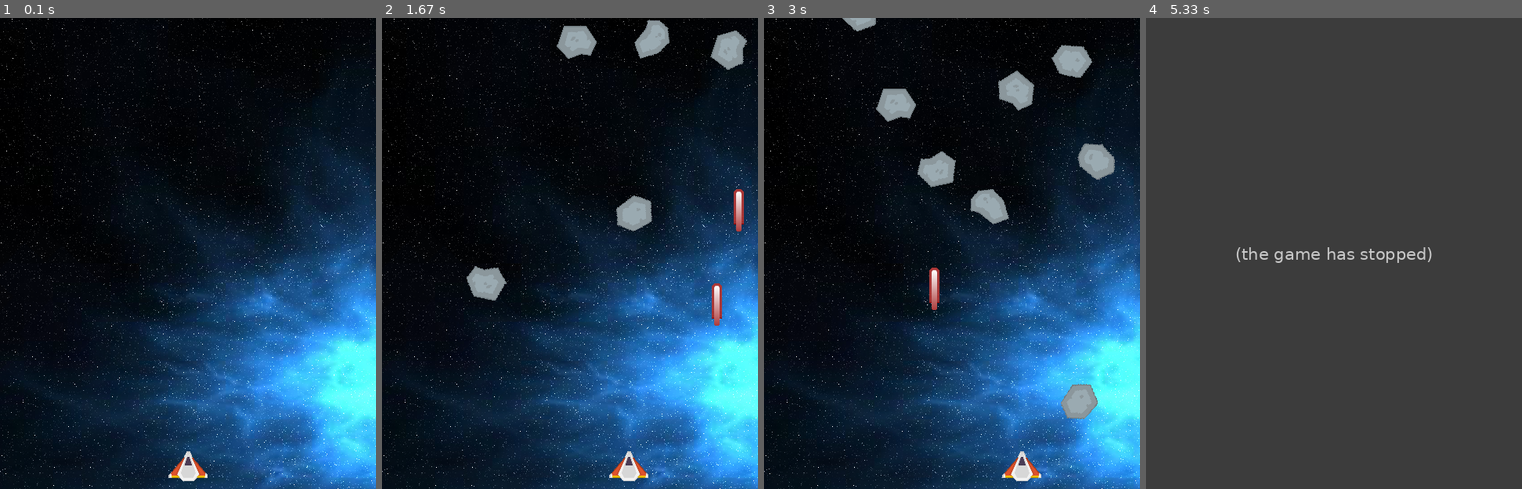
Above: before the commit, frames 1-4 (left to right).
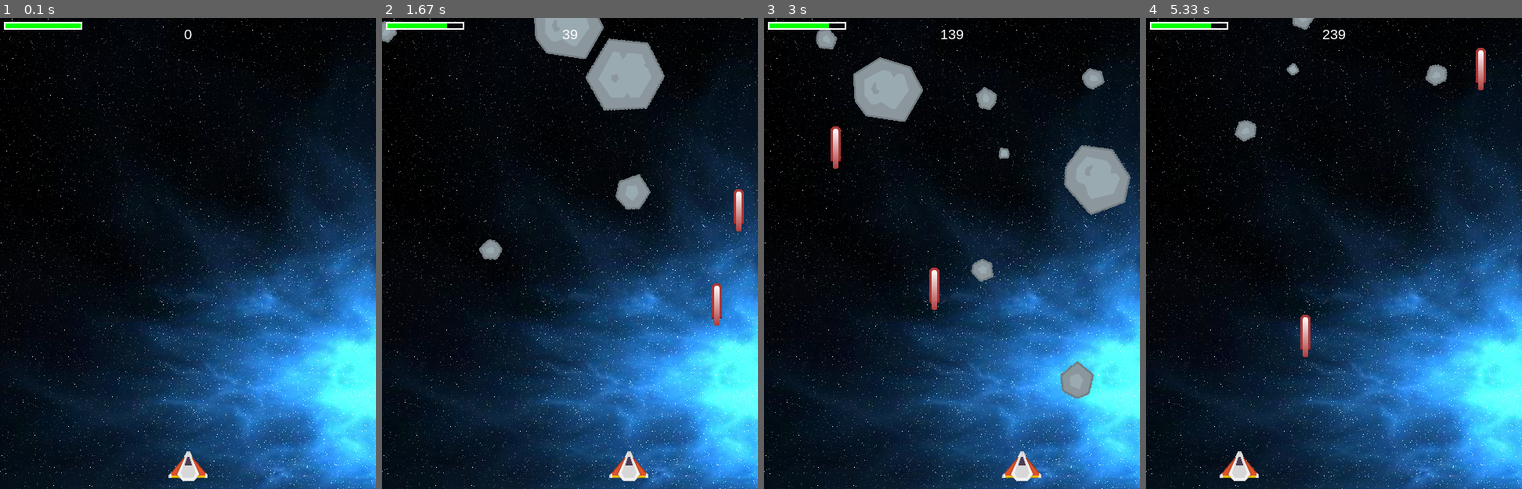
Above: after the commit, the same moments.

Repository: JohnCrissman/pygames
Game: pygame game, started from shmup_game/shmup.py
The game is run twice, just before and just after one commit, with the same random seed, the same clock (stepped at 60 frames per second) and the same inputs.
Inputs:
- Up to frame 1 (0.1 s): no input
- Up to frame 2 (1.67 s): hold Right 0.33-0.8 s; hold Right 0.83-1.3 s; tap Space at 0.9, 1.2, 1.4 s; hold Left from 1.33 s (still down)
- Up to frame 3 (3 s): tap Space at 1.7, 1.97, 2.27, 2.4, 2.7 s; release Left at 1.87 s; hold Left 1.9-2.3 s; hold Right 2.33-2.97 s
- Up to frame 4 (5.33 s): hold Left 3-3.47 s; tap Space at 3.07, 3.37, 3.57, 3.87, 4.07, 4.37, 4.57, 4.87, 5.13 s; hold Right 3.5-3.97 s; hold Right 4-4.47 s; hold Left 4.5-5.03 s; hold Left from 5.07 s (still down)

The runs differ from the first frame. In frame 1, 0.4% of the frame differs, in the area x 1-52%, y 0-5%; in frame 2, 6.1%; in frame 3, 7.4%; in frame 4, 99%, in the area x 0-100%, y 0-100%.
Before the commit the program exited at 5.18 s; later frames show no game.

Commit message:
added sound and tiny meteors

Diff:
--- a/shmup_game/shmup.py
+++ b/shmup_game/shmup.py
@@ -1,10 +1,13 @@
 # Shmup game
+# Frozen Jam by tgfcoder <https://twitter.com/tgfcoder> licensed under CC-BY-3 <http://creativecommons.org/licenses/by/3.0/>
+# Art from Kenney.nl
 
 import pygame
 import random
 from os import path
 
 img_dir = path.join(path.dirname(__file__), 'img')
+snd_dir = path.join(path.dirname(__file__), 'snd')
 
 WIDTH = 480
 HEIGHT = 600
@@ -20,13 +23,38 @@
 
 # initialize pygame and create window
 pygame.init()
-pygame.mixer.init()
+pygame.mixer.init()  # starts the sound system
 screen = pygame.display.set_mode((WIDTH, HEIGHT))
 pygame.display.set_caption("Shmup!")
 clock = pygame.time.Clock()
 # Setting the icon image
 icon_img = pygame.image.load(path.join(img_dir, "star_gold.png"))
 pygame.display.set_icon(icon_img)
+
+font_name = pygame.font.match_font('arial')
+def draw_text(surf, text, size, x, y):
+    font = pygame.font.Font(font_name, size)
+    # True means we want the text to be anti-aliased (nice looking font)
+    text_surface = font.render(text, True, WHITE)
+    text_rect = text_surface.get_rect()
+    text_rect.midtop = (x, y)
+    surf.blit(text_surface, text_rect)
+
+def newmob():
+    m = Mob()
+    all_sprites.add(m)
+    mobs.add(m)
+
+def draw_shield_bar(surf, x, y, pct):
+    if pct < 0:
+        pct = 0
+    BAR_LENGTH = 100
+    BAR_HEIGHT = 10
+    fill = (pct / 100) * BAR_LENGTH
+    outline_rect = pygame.Rect(x, y, BAR_LENGTH, BAR_HEIGHT)
+    fill_rect = pygame.Rect(x, y, fill, BAR_HEIGHT)
+    pygame.draw.rect(surf, GREEN, fill_rect)
+    pygame.draw.rect(surf, WHITE, outline_rect, 2)
 
 class Player(pygame.sprite.Sprite):
     def __init__(self):
@@ -39,6 +67,7 @@
         self.rect.centerx = WIDTH/2
         self.rect.bottom = HEIGHT - 10
         self.speedx = 0
+        self.shield = 100
 
     def update(self):
         self.speedx = 0
@@ -59,20 +88,21 @@
         bullet = Bullet(self.rect.centerx, self.rect.top)
         all_sprites.add(bullet)
         bullets.add(bullet)
+        # shoot_sound.play() # commented out so bullets do not make sounds
 
 class Mob(pygame.sprite.Sprite):
     def __init__(self):
         pygame.sprite.Sprite.__init__(self)
-
-        meteor_type = random.randint(1,4)
-        if meteor_type == 1:
-            self.image_orig = pygame.transform.scale(meteor1_img, (51, 42))
-        elif meteor_type == 2:
-            self.image_orig = pygame.transform.scale(meteor2_img, (51, 42))
-        elif meteor_type == 3:
-            self.image_orig = pygame.transform.scale(meteor3_img, (51, 42))
-        else:
-            self.image_orig = pygame.transform.scale(meteor4_img, (51, 42))
+        self.image_orig = random.choice(meteor_images)
+        # meteor_type = random.randint(1,4)
+        # if meteor_type == 1:
+        #     self.image_orig = pygame.transform.scale(meteor1_img, (51, 42))
+        # elif meteor_type == 2:
+        #     self.image_orig = pygame.transform.scale(meteor2_img, (51, 42))
+        # elif meteor_type == 3:
+        #     self.image_orig = pygame.transform.scale(meteor3_img, (51, 42))
+        # else:
+        #     self.image_orig = pygame.transform.scale(meteor4_img, (51, 42))
 
         self.image_orig.set_colorkey(BLACK)
 
@@ -82,7 +112,7 @@
         self.radius = int(self.rect.width *.85/ 2)
         # pygame.draw.circle(self.image, RED, self.rect.center, self.radius)
         self.rect.x = random.randrange(WIDTH - self.rect.width)
-        self.rect.y = random.randrange(-100, -40)
+        self.rect.y = random.randrange(-150, -40)
         self.speedy = random.randrange(1, 8)
         self.speedx = random.randrange(-3, 3)
         self.rot = 0
@@ -131,11 +161,29 @@
 background = pygame.image.load(path.join(img_dir, "space1.png")).convert()
 background_rect = background.get_rect()
 player_img = pygame.image.load(path.join(img_dir, "playerShip3_orange.png")).convert()
-meteor1_img = pygame.image.load(path.join(img_dir, "meteorGrey_big1.png")).convert()
-meteor2_img = pygame.image.load(path.join(img_dir, "meteorGrey_big2.png")).convert()
-meteor3_img = pygame.image.load(path.join(img_dir, "meteorGrey_big3.png")).convert()
-meteor4_img = pygame.image.load(path.join(img_dir, "meteorGrey_big4.png")).convert()
+# meteor1_img = pygame.image.load(path.join(img_dir, "meteorGrey_big1.png")).convert()
+# meteor2_img = pygame.image.load(path.join(img_dir, "meteorGrey_big2.png")).convert()
+# meteor3_img = pygame.image.load(path.join(img_dir, "meteorGrey_big3.png")).convert()
+# meteor4_img = pygame.image.load(path.join(img_dir, "meteorGrey_big4.png")).convert()
 bullet_img = pygame.image.load(path.join(img_dir, "laserRed16.png")).convert()
+
+meteor_images = []
+meteor_list = ['meteorGrey_big1.png', 'meteorGrey_big2.png', 'meteorGrey_big3.png',
+               'meteorGrey_big4.png', 'meteorGrey_med1.png', 'meteorGrey_med2.png',
+               'meteorGrey_small1.png', 'meteorGrey_small2.png', 'meteorGrey_tiny1.png',
+               'meteorGrey_tiny2.png']
+
+for img in meteor_list:
+    meteor_images.append(pygame.image.load(path.join(img_dir, img)).convert())
+
+# Load all game sounds
+shoot_sound = pygame.mixer.Sound(path.join(snd_dir, 'Laser_Shoot9.wav'))
+expl_sounds = []
+for snd in ['Explosion2.wav', 'Explosion3.wav',
+            'Explosion4.wav', 'Explosion12.wav']:
+    expl_sounds.append(pygame.mixer.Sound(path.join(snd_dir, snd)))
+pygame.mixer.music.load(path.join(snd_dir, 'tgfcoder-FrozenJam-SeamlessLoop.ogg'))
+pygame.mixer.music.set_volume(0.4)
 
 all_sprites = pygame.sprite.Group()
 mobs = pygame.sprite.Group()
@@ -144,12 +192,10 @@
 player = Player()
 all_sprites.add(player)
 for i in range(8):
-    m = Mob()
-    all_sprites.add(m)
-    mobs.add(m)
-
-
-
+    newmob()
+
+score = 0
+pygame.mixer.music.play(loops=-1)
 # Game loop
 running = True
 while running:
@@ -171,21 +217,26 @@
     # check to see if a bullet hit a mob
     hits = pygame.sprite.groupcollide(mobs, bullets, True, True)
     for hit in hits:
-        m = Mob()
-        all_sprites.add(m)
-        mobs.add(m)
+        score += 50 - hit.radius
+        random.choice(expl_sounds).play()
+        newmob()
 
     # check to see if a mob hit the player
     # if the type of collision is blank, default is rectangle.  We are setting it to collide_circle
-    hits = pygame.sprite.spritecollide(player, mobs, False, pygame.sprite.collide_circle)
-    if hits:  # if hits (a list) is empty.. then 'if hits' returns False
-        running = False
+    hits = pygame.sprite.spritecollide(player, mobs, True, pygame.sprite.collide_circle)
+    for hit in hits:  # if hits (a list) is empty.. then 'if hits' returns False
+        player.shield -= hit.radius * 2
+        newmob()
+        if player.shield <= 0:
+            running = False
 
     # Draw / render
     screen.fill(BLACK)
     screen.blit(background, background_rect)
 
     all_sprites.draw(screen)
+    draw_text(screen, str(score), 18, WIDTH/2, 10)
+    draw_shield_bar(screen, 5, 5, player.shield)
     # after* drawing everything, flip the display
     # "do the flip last"
     pygame.display.flip()
Binary file added: shmup_game/img/meteorGrey_med1.png
Binary file added: shmup_game/img/meteorGrey_med2.png
Binary file added: shmup_game/img/meteorGrey_small1.png
Binary file added: shmup_game/img/meteorGrey_small2.png
Binary file added: shmup_game/img/meteorGrey_tiny1.png
Binary file added: shmup_game/img/meteorGrey_tiny2.png
Not shown, added: shmup_game/snd/Explosion12.wav
Not shown, added: shmup_game/snd/Explosion2.wav
Not shown, added: shmup_game/snd/Explosion3.wav
Not shown, added: shmup_game/snd/Explosion4.wav
Not shown, added: shmup_game/snd/Laser_Shoot9.wav
Not shown, added: shmup_game/snd/tgfcoder-FrozenJam-SeamlessLoop.ogg
